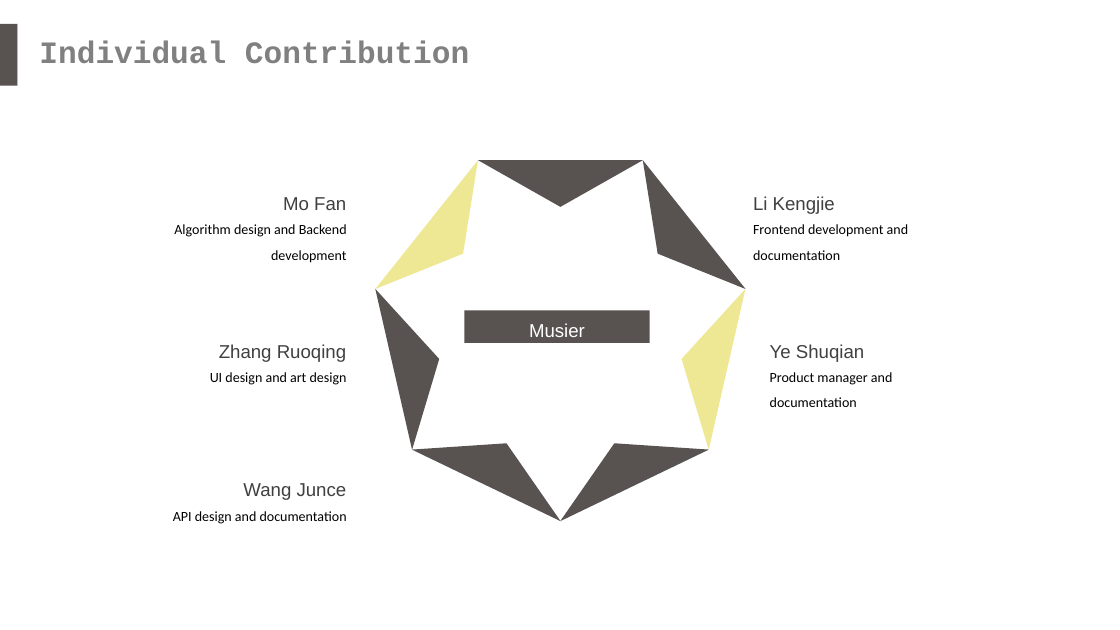
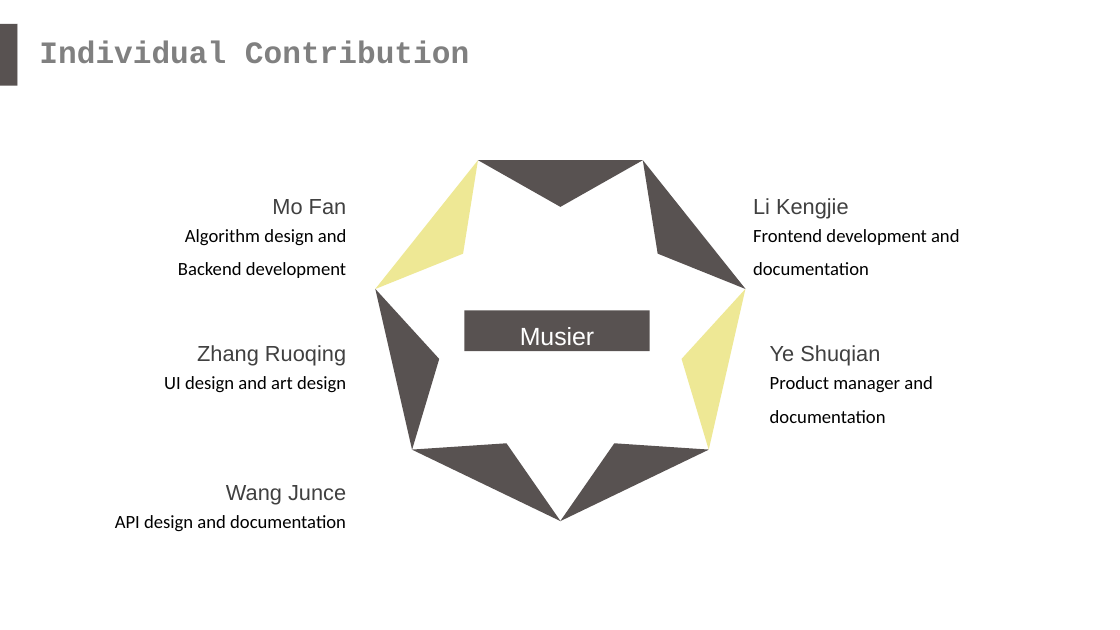
Before and after one commit to yippp/Musier, a slide deck: slide 9 of Pre-Final Pre/MusierPreFinal.pptx. Drawn at 1120x630 pixels with LibreOffice and Linux fonts; fonts in the diff are those of the drawing. Boxes give left, top, right and bottom in pixels: in the first picture for what was removed or moved away, otherwise in the second. Text is boxed around its words. In the diff, an @@ line names an element or a change of style, - is before the commit and + after.

Commit message:
improve the layout of ppt

```diff
--- a/Pre-Final Pre/MusierPreFinal.pptx
+++ b/Pre-Final Pre/MusierPreFinal.pptx
@@ rectangle "Musier": place and size @@
-rectangle "Musier" at [465,310,651,343]
+rectangle "Musier" at [465,310,651,352]
@@ rectangle "Musier" at [465,310,651,352]: size 12 to 16 pt @@
@@ size 12 to 14 pt in 5 elements at [272,199,347,214], [197,345,346,366], [753,198,849,219], [226,485,346,505], [770,345,880,366] @@
@@ size 9 to 12 pt in 5 elements at [164,376,346,393], [753,229,960,275], [178,229,347,278], [770,376,933,423], [115,515,346,532] @@
@@ text "API design and documentation": place and size @@
-text "API design and documentation" at [173,511,347,524]
+text "API design and documentation" at [115,515,346,532]
```
Also in this commit, not shown: 4 other slides changed.
